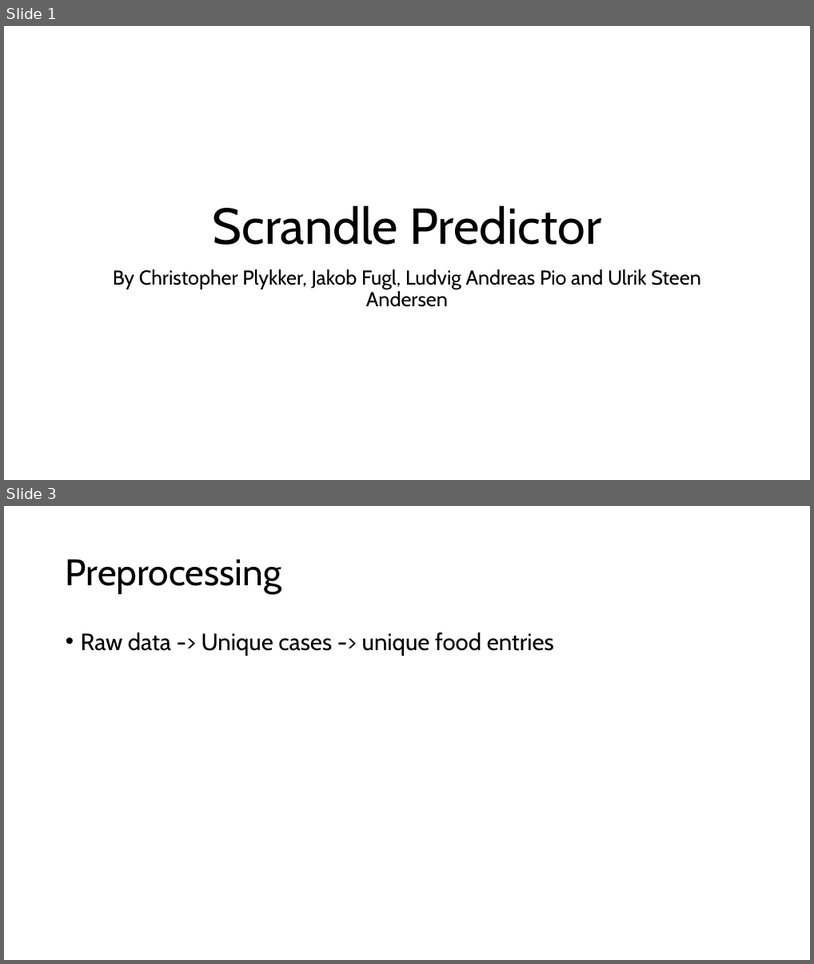
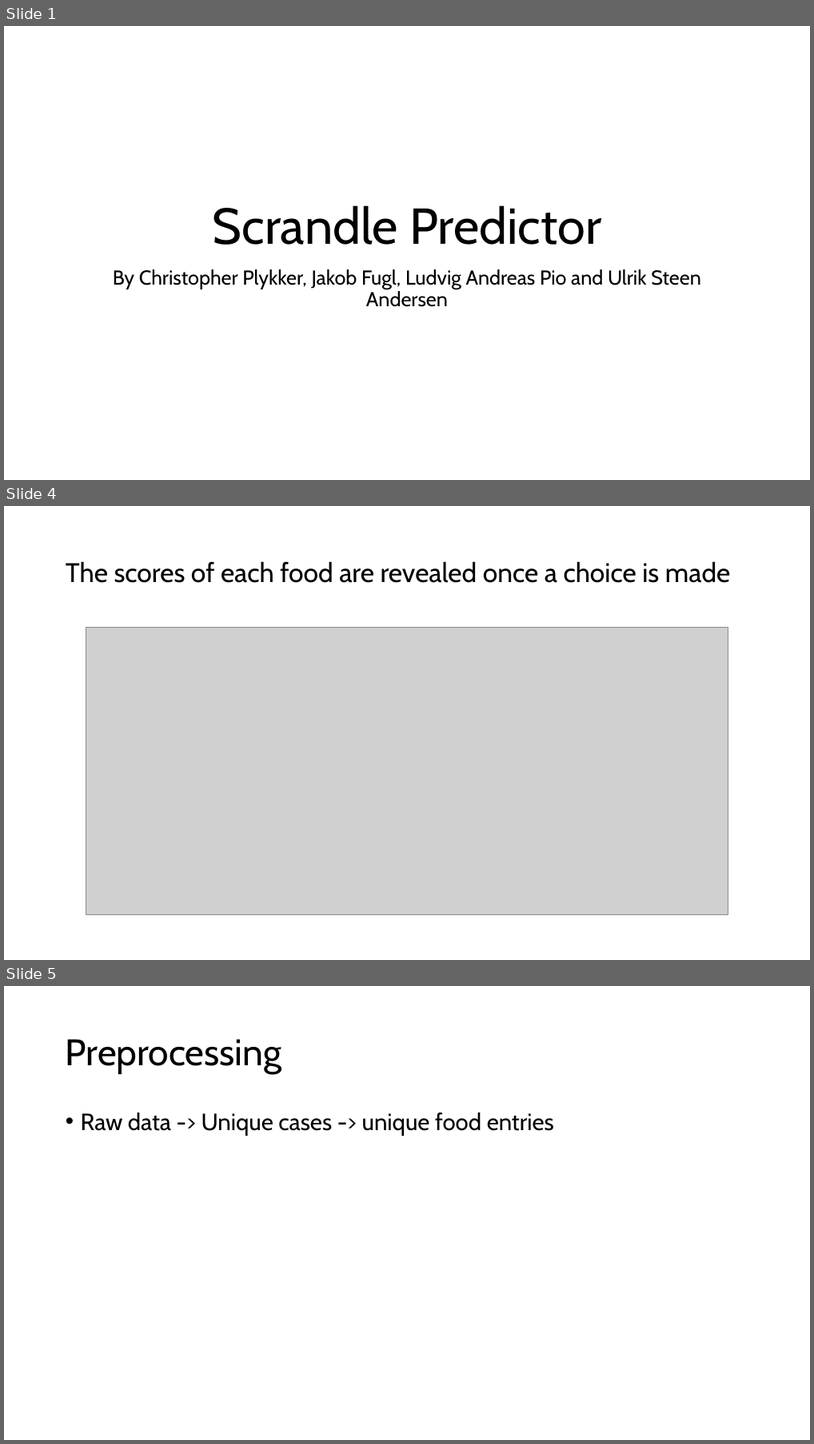
Before and after one commit to JakobFugl/scrandle_ml_project, a slide deck: power_point_folder/power_point_project.pptx. Shown one above the other, each under a label of ours: slides 1 and 3 before the commit, slides 1, 4 and 5 after it; the slides between them are not shown. The pictures are 814x964 and 814x1444 pixels, drawn with LibreOffice and Linux fonts; fonts in the diff are those of the drawing; grey boxes stand for pictures. Boxes give left, top, right and bottom in pixels: in the first picture for what was removed or moved away, otherwise in the second. Text is boxed around its words. In the diff, an @@ line names an element or a change of style, - is before the commit and + after.

```diff
--- a/power_point_folder/power_point_project.pptx
+++ b/power_point_folder/power_point_project.pptx
@@ slide 4 added at box(4, 506, 810, 960), background #FFFFFF @@
@@ title added at box(66, 561, 730, 583), 32 pt, text #000000 @@
+The scores of each food are revealed once a choice is made
@@ picture added at box(86, 627, 729, 915) @@
@@ what was slide 3 is now slide 5 @@
```
Also in this commit, not shown: 2 slides changed, 2 other slides added, 1 slide removed, 9 other files.
